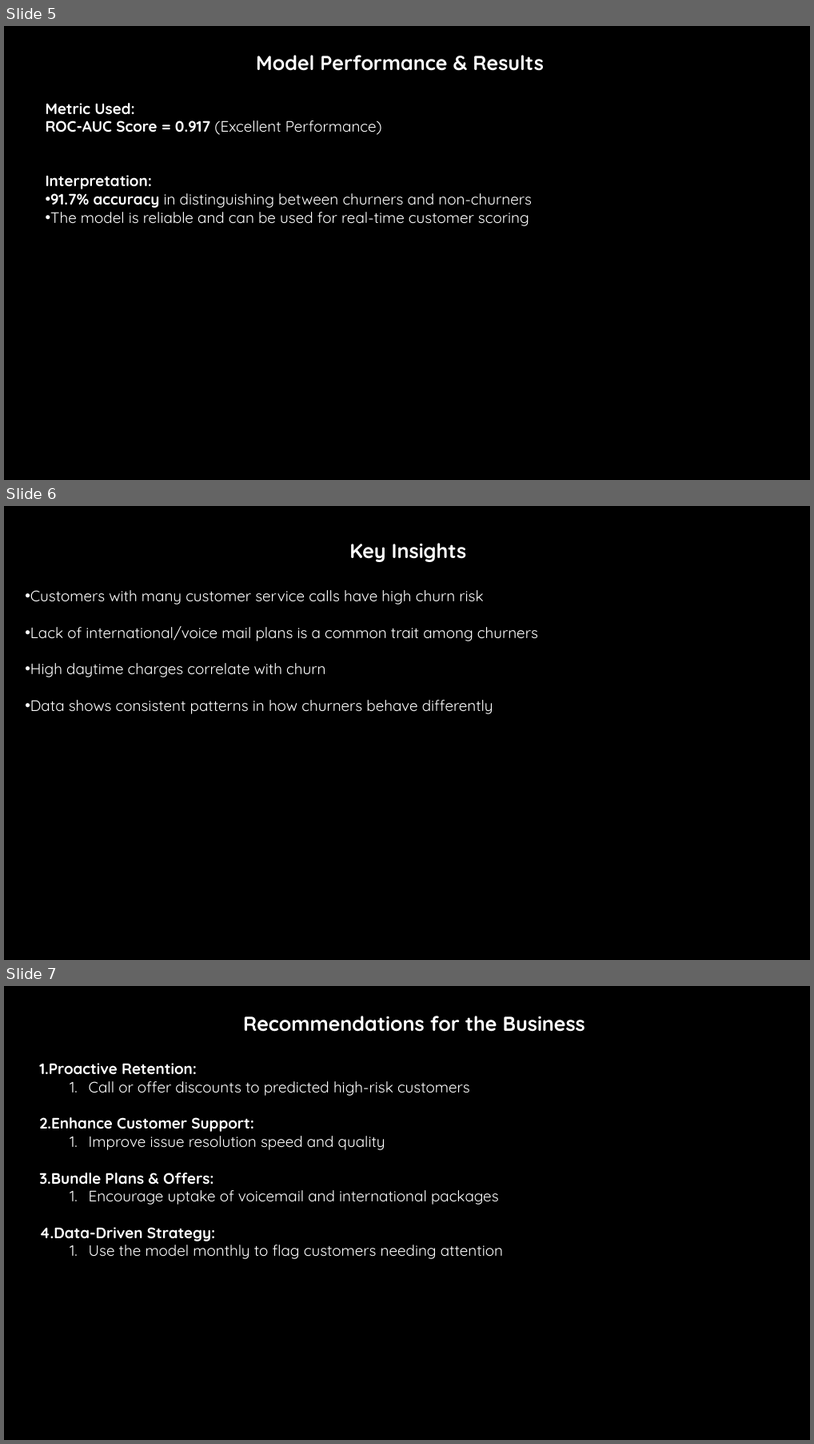
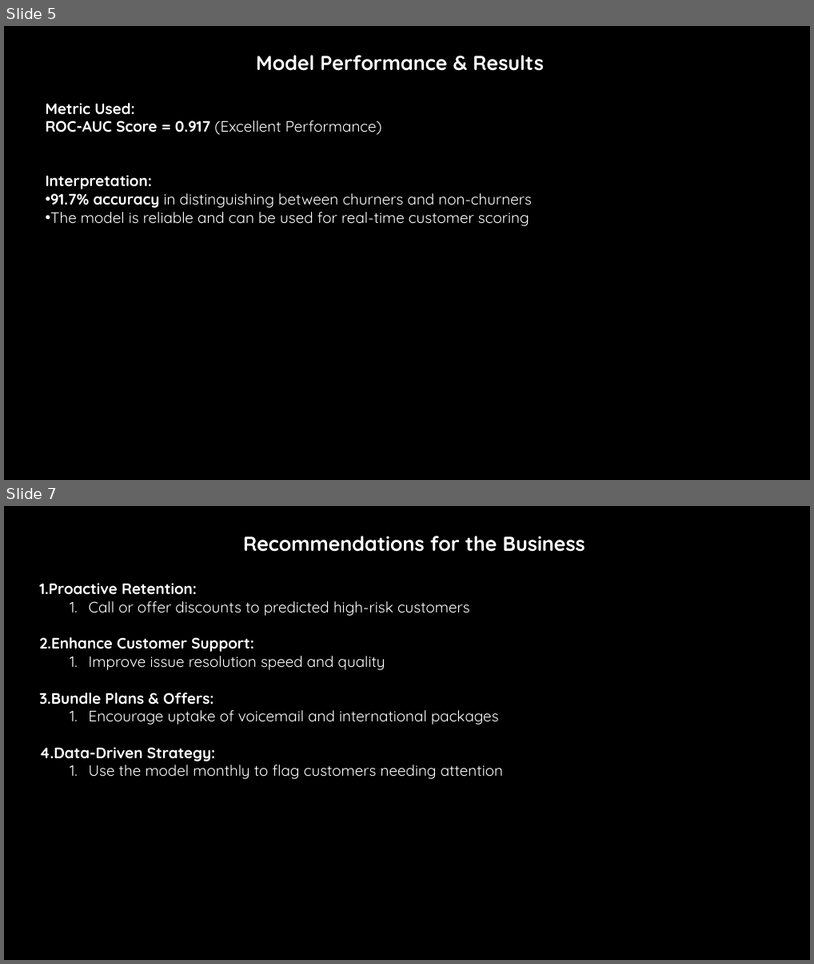
Before and after one commit to Kelvin-Shilisia/syriatel-churn-classifier, a slide deck: Churn Prediction in Telecom.pptx. Shown one above the other, each under a label of ours: slides 5, 6 and 7 before the commit, slides 5 and 7 after it; the slides between them are not shown. The pictures are 814x1444 and 814x964 pixels, drawn with LibreOffice and Linux fonts; fonts in the diff are those of the drawing; background and template pictures are left out. Boxes give left, top, right and bottom in pixels: in the first picture for what was removed or moved away, otherwise in the second. Text is boxed around its words. In the diff, an @@ line names an element or a change of style, - is before the commit and + after.

```diff
--- a/Churn Prediction in Telecom.pptx
+++ b/Churn Prediction in Telecom.pptx
@@ slide 6 removed at [4,506,810,960], background #000000 @@
@@ text removed at [30,543,538,714] @@
-Key Insights
-• Customers with many customer service calls have high churn risk
-• Lack of international/voice mail plans is a common trait among churners
-• High daytime charges correlate with churn
-• Data shows consistent patterns in how churners behave differently
```
Also in this commit, not shown: 3 slides changed, 1 slide added, 1 other file.
